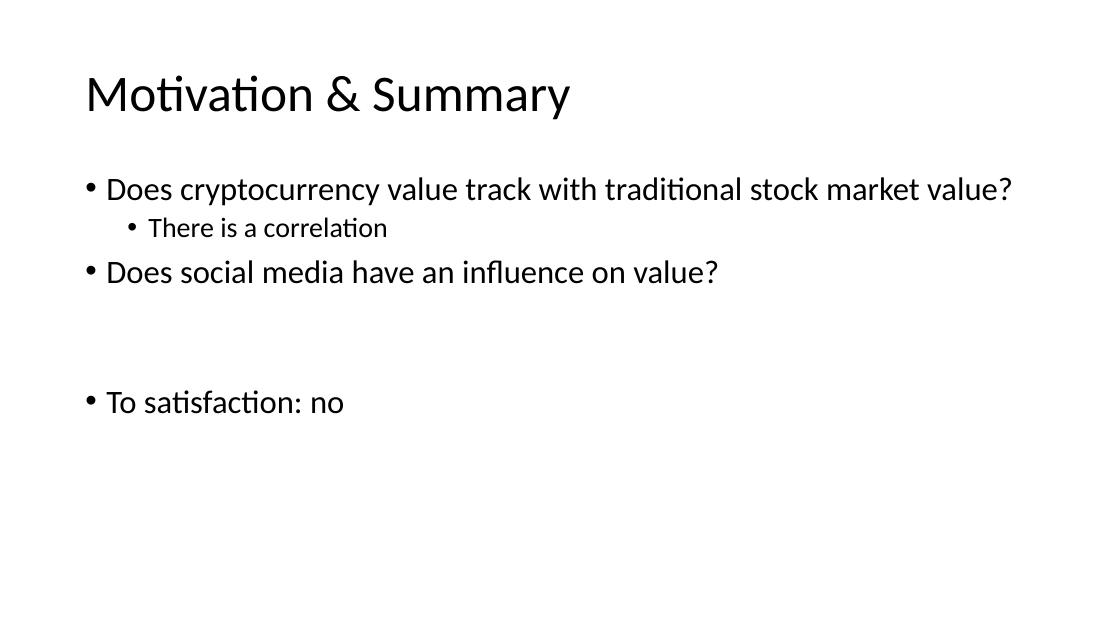
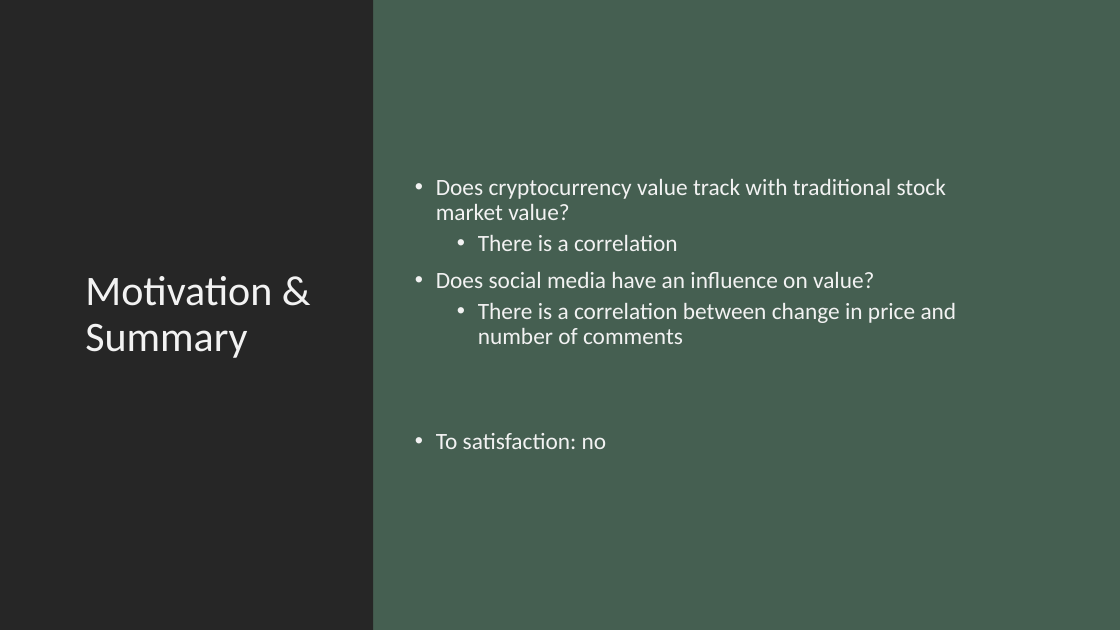
Before and after one commit to ashleighdevito/Cryptocurrency, a slide deck: slide 2 of Presentation/Cryptocurrency_Presentation.pptx. Drawn at 1120x630 pixels with LibreOffice and Linux fonts; fonts in the diff are those of the drawing. Boxes give left, top, right and bottom in pixels: in the first picture for what was removed or moved away, otherwise in the second. Text is boxed around its words. In the diff, an @@ line names an element or a change of style, - is before the commit and + after.

```diff
--- a/Presentation/Cryptocurrency_Presentation.pptx
+++ b/Presentation/Cryptocurrency_Presentation.pptx
@@ background #FFFFFF to #455F51 @@
@@ rectangle added at box(0, 0, 373, 630), fill #262626 @@
@@ title "Motivation & Summary": place and size @@
-title "Motivation & Summary" at box(85, 75, 570, 120)
+title "Motivation & Summary" at box(85, 276, 272, 358)
@@ title "Motivation & Summary" at box(85, 276, 272, 358): size 44 to 36 pt, text colour #000000 to #F2F2F2 @@
@@ text "Does cryptocurrency value track with ...": place and size @@
-text "Does cryptocurrency value track with ..." at box(106, 177, 1013, 414)
+text "Does cryptocurrency value track with ..." at box(436, 179, 957, 449)
@@ text "Does cryptocurrency value track with ..." at box(436, 179, 957, 449): vertical alignment top to middle @@
@@ text at box(436, 179, 946, 449): size 28 to 20 pt in "Does cryptocurrency value track with traditional stock ...", "Does social media have an influence on ...", "To satisfaction: no"; text colour #000000 to #F2F2F2 in "Does cryptocurrency value track with traditional stock ...", "There is a correlation", "Does social media have an influence on ...", "To satisfaction: no"; size 24 to 20 pt in "There is a correlation" @@
@@ text at box(478, 303, 957, 344): paragraph added @@
+  • There is a correlation between change in price and number of comments
```
Also in this commit, not shown: 6 other slides changed, 3 slides added, 1 slide removed.
